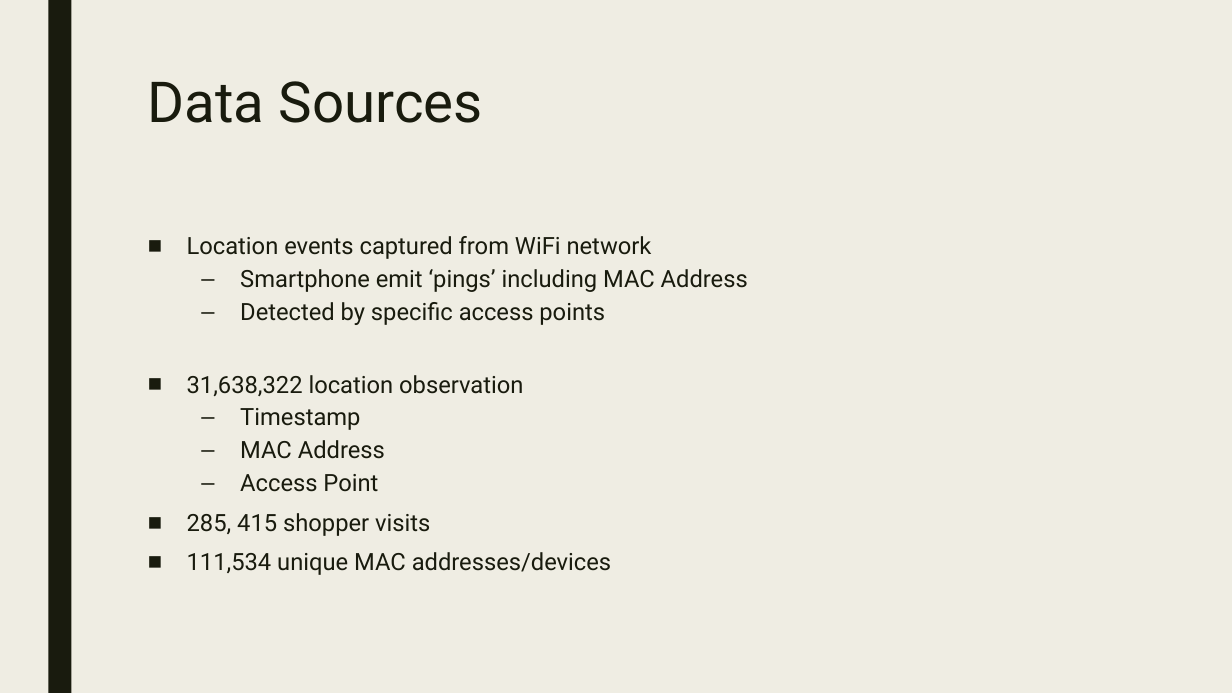
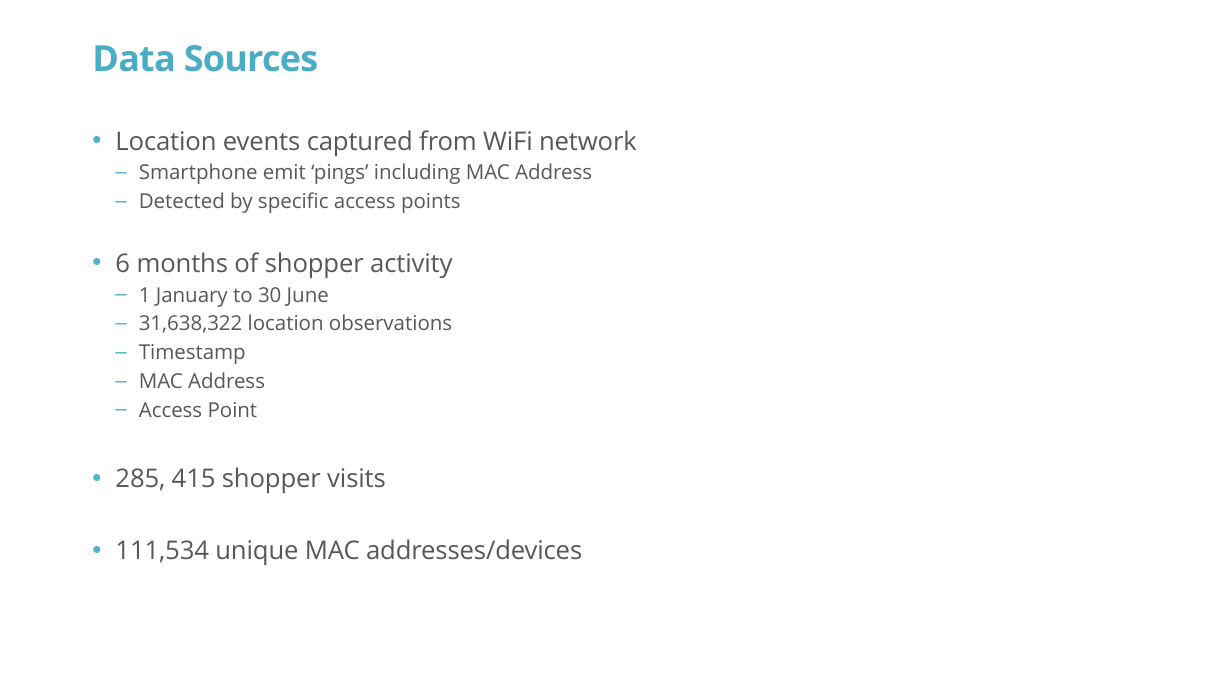
Before and after one commit to Invigor/DAT8SYDProject, a slide deck: slide 3 of DAT8SYD Project.pptx. Drawn at 1232x693 pixels with LibreOffice and Linux fonts; fonts in the diff are those of the drawing; background and template pictures are left out. Boxes give left, top, right and bottom in pixels: in the first picture for what was removed or moved away, otherwise in the second. Text is boxed around its words. In the diff, an @@ line names an element or a change of style, - is before the commit and + after.

```diff
--- a/DAT8SYD Project.pptx
+++ b/DAT8SYD Project.pptx
@@ background #EFEDE3 to #FFFFFF @@
@@ rectangle removed at <box>48,0,71,693</box> @@
@@ title "Data Sources": place and size @@
-title "Data Sources" at <box>148,81,483,123</box>
+title "Data Sources" at <box>92,45,318,72</box>
@@ title "Data Sources" at <box>92,45,318,72</box>: size 44 to 28 pt, font Roboto to Open Sans, text colour #191B0E to #4AACC5, letter spacing 0 to -0.5 pt, bold on; line spacing 0.89 to 0.86; vertical alignment top to middle @@
@@ text "Location events captured from WiFi ...": place and size @@
-text "Location events captured from WiFi ..." at <box>187,236,748,575</box>
+text "Location events captured from WiFi ..." at <box>115,130,637,565</box>
@@ text at <box>115,130,637,565</box>: size 18.5 to 20 pt, letter spacing 0 to -0.1 pt in "Location events captured from WiFi network", "285, 415 shopper visits", "111,534 unique MAC addresses/devices"; font Roboto to Open Sans, text colour #191B0E to #57565A in "Location events captured from WiFi network", "Smartphone emit ‘pings’ including MAC Address", "Detected by specific access points", "Timestamp" and 4 more places; size 18.5 to 16 pt in "Smartphone emit ‘pings’ including MAC Address", "Detected by specific access points", "Timestamp", "MAC Address" and 1 more places; bullet ■ to •; line spacing 0.84 to 1; less space between paragraphs; indent changed @@
@@ text at <box>115,252,452,333</box>: text changed; size 18.5 to 16 pt; font Roboto to Open Sans; text colour #191B0E to #57565A @@
-■ 31,638,322 location observation
+• 6 months of shopper activity
+  – 1 January to 30 June
+  – 31,638,322 location observations
```
Also in this commit, not shown: 15 other slides changed, 3 slides added, 2 slides removed, 1 other file.
